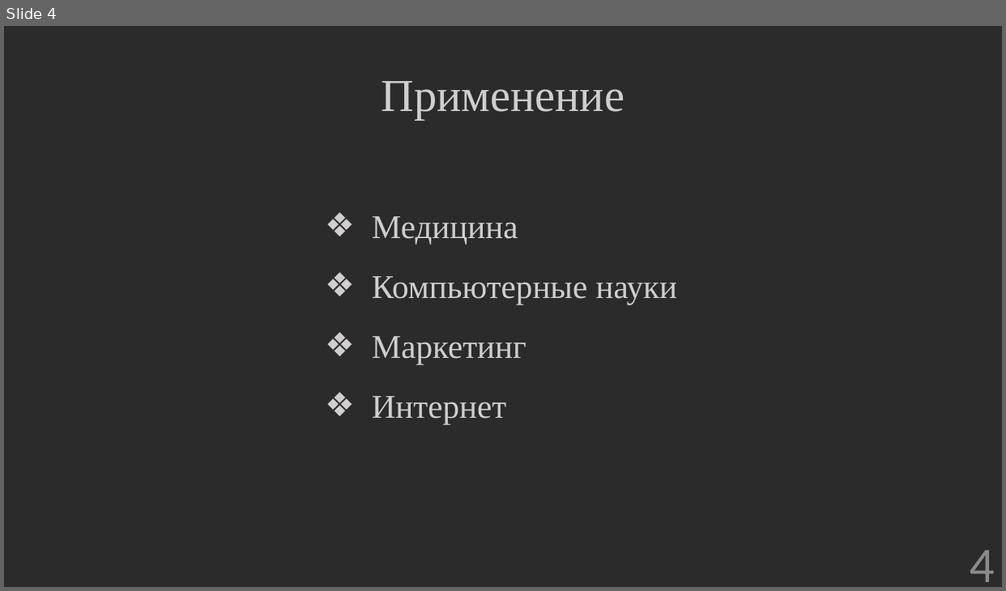
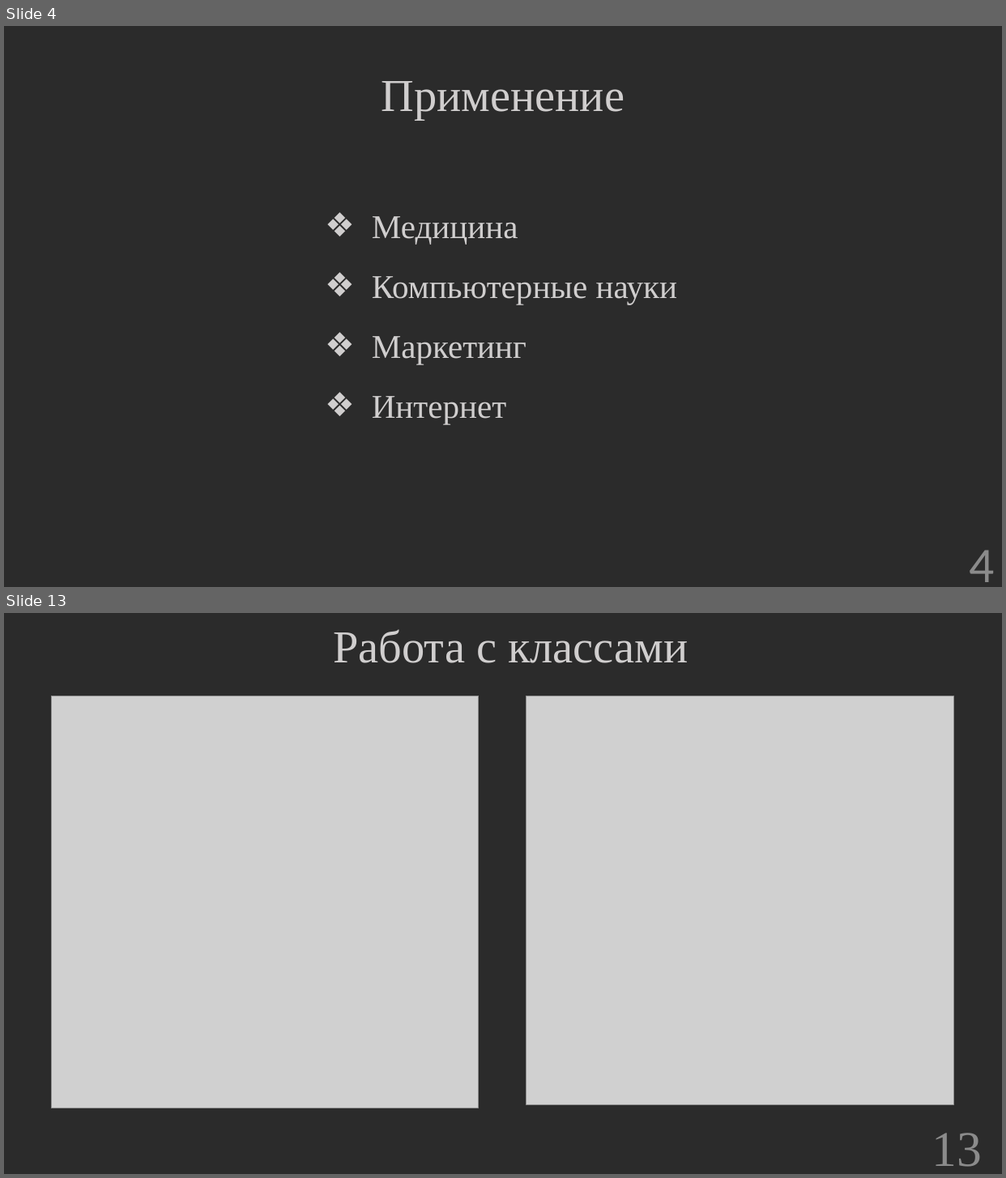
Before and after one commit to hetikk/diplom, a slide deck: docs/Презентация.pptx. Shown one above the other, each under a label of ours: slide 4 before the commit, slides 4 and 13 after it; the slides between them are not shown. The pictures are 1006x591 and 1006x1178 pixels, drawn with LibreOffice and Linux fonts; fonts in the diff are those of the drawing; grey boxes stand for pictures; background and template pictures are left out; a plain dark background stands for a picture behind light text. Boxes give left, top, right and bottom in pixels: in the first picture for what was removed or moved away, otherwise in the second. Text is boxed around its words. In the diff, an @@ line names an element or a change of style, - is before the commit and + after.

```diff
--- a/docs/Презентация.pptx
+++ b/docs/Презентация.pptx
@@ slide 13 added at (4, 613, 1002, 1174), background picture (left out) @@
@@ text added at (333, 629, 688, 663), 44 pt, text #D0CECE @@
+Работа с классами
@@ picture added at (51, 696, 479, 1109) @@
@@ picture added at (526, 696, 954, 1105) @@
@@ page number added at (932, 1133, 982, 1167), 48 pt, text #8C8C8C @@
+13
```
Also in this commit, not shown: 1 slide changed, 9 other slides added, 1 slide removed, 3 other files.
